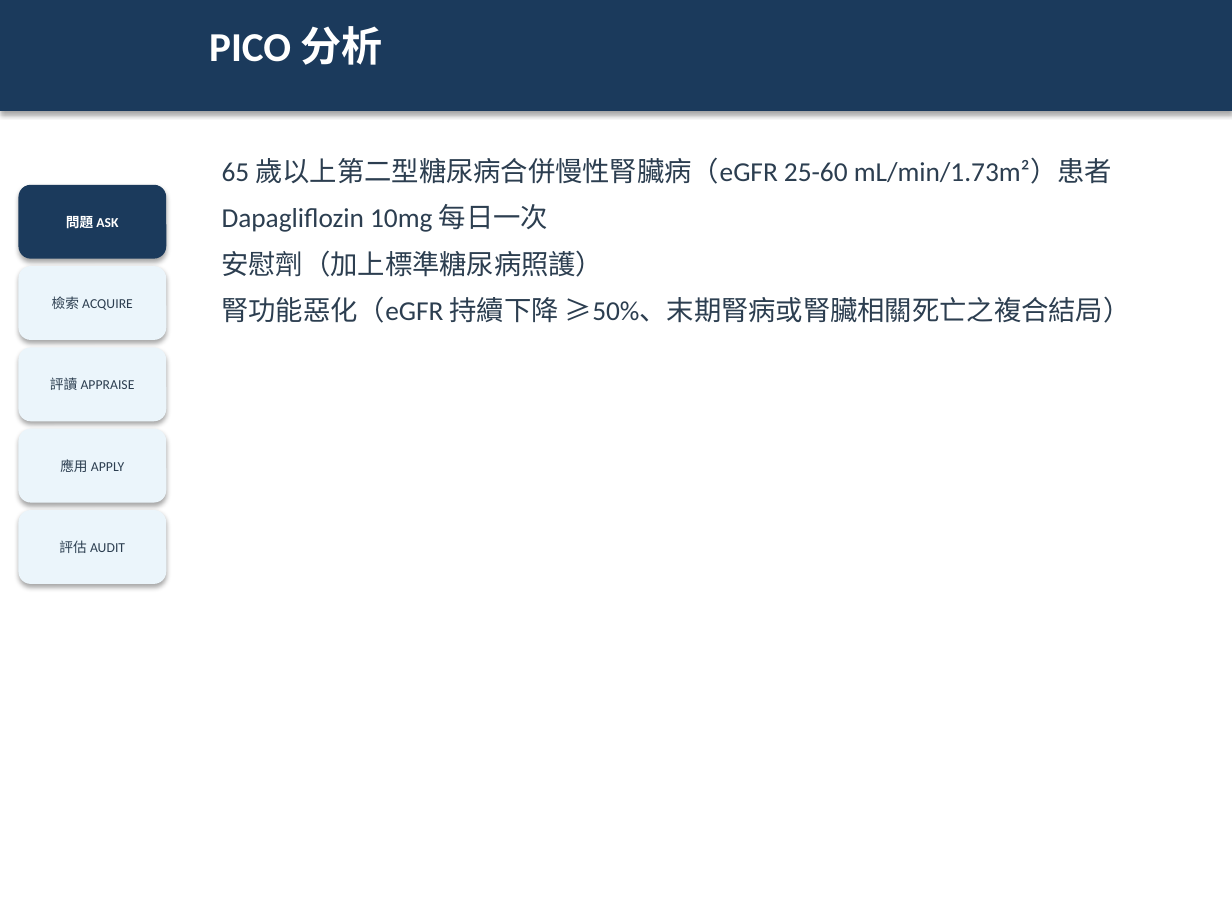
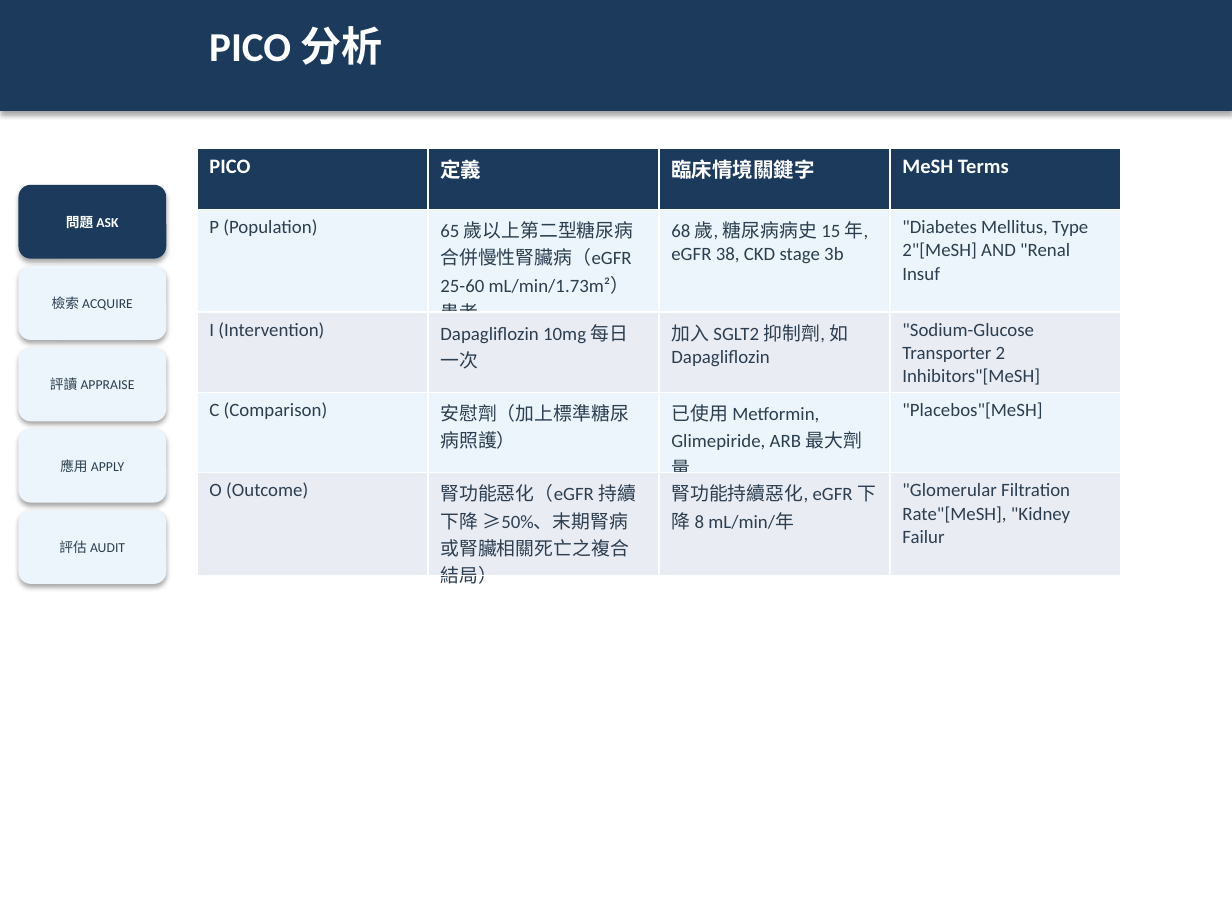
Before and after one commit to platypus31/ebm-report-pipeline, a slide deck: slide 13 of projects/example-sglt2i-ckd/06_slides/ebm-report.pptx (slide 4 before the commit). Drawn at 1232x924 pixels with LibreOffice and Linux fonts; fonts in the diff are those of the drawing. Boxes give left, top, right and bottom in pixels: in the first picture for what was removed or moved away, otherwise in the second. Text is boxed around its words. In the diff, an @@ line names an element or a change of style, - is before the commit and + after.

```diff
--- a/projects/example-sglt2i-ckd/06_slides/ebm-report.pptx
+++ b/projects/example-sglt2i-ckd/06_slides/ebm-report.pptx
@@ table added at <box>197,148,1124,588</box>, 5 rows, 4 columns @@
+PICO | 定義 | 臨床情境關鍵字 | MeSH Terms
+P (Population) | 65 歲以上第二型糖尿病合併慢性腎臟病（eGFR 25-60 mL/min/1.73m²）患者 | 68 歲, 糖尿病病史 15 年, eGFR 38, CKD stage 3b | "Diabetes Mellitus, Type 2"[MeSH] AND "Renal Insuf
+I (Intervention) | Dapagliflozin 10mg 每日一次 | 加入 SGLT2 抑制劑, 如 Dapagliflozin | "Sodium-Glucose Transporter 2 Inhibitors"[MeSH]
+C (Comparison) | 安慰劑（加上標準糖尿病照護） | 已使用 Metformin, Glimepiride, ARB 最大劑量 | "Placebos"[MeSH]
+O (Outcome) | 腎功能惡化（eGFR 持續下降 ≥50%、末期腎病或腎臟相關死亡之複合結局） | 腎功能持續惡化, eGFR 下降 8 mL/min/年 | "Glomerular Filtration Rate"[MeSH], "Kidney Failur
@@ text removed at <box>221,157,1131,323</box> @@
-65 歲以上第二型糖尿病合併慢性腎臟病（eGFR 25-60 mL/min/1.73m²）患者
-Dapagliflozin 10mg 每日一次
-安慰劑（加上標準糖尿病照護）
-腎功能惡化（eGFR 持續下降 ≥50%、末期腎病或腎臟相關死亡之複合結局）
```
Also in this commit, not shown: 13 other slides changed, 22 slides added, 3 other files.
